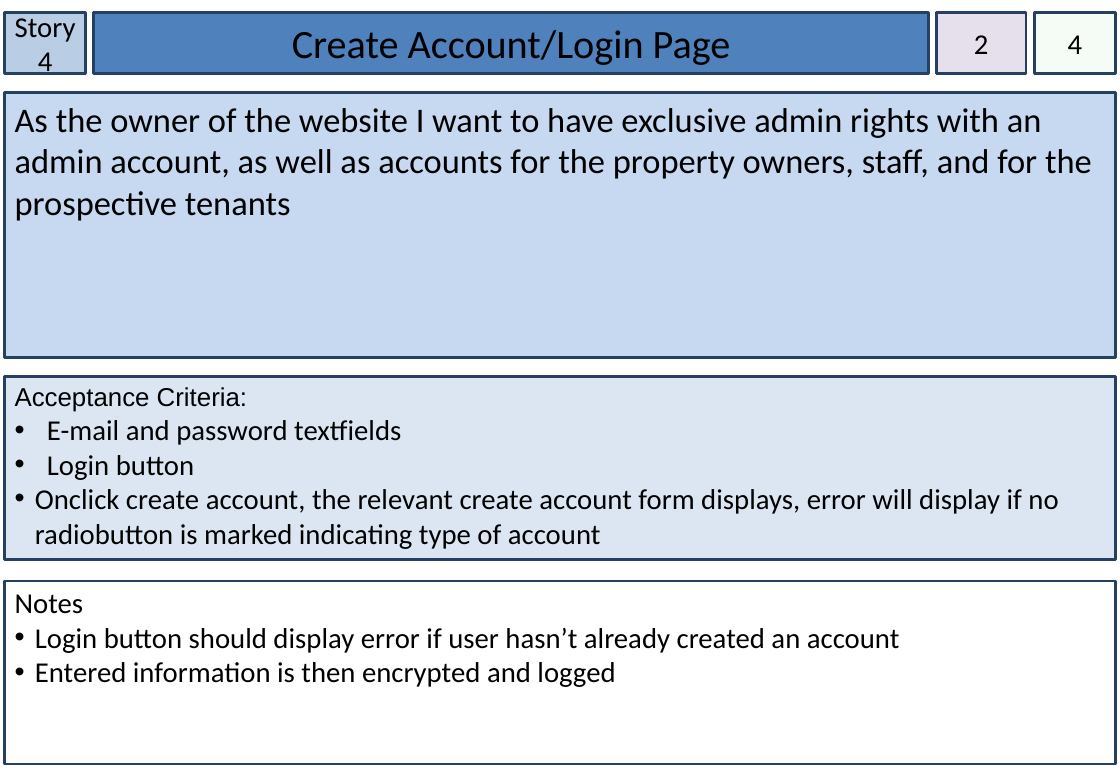
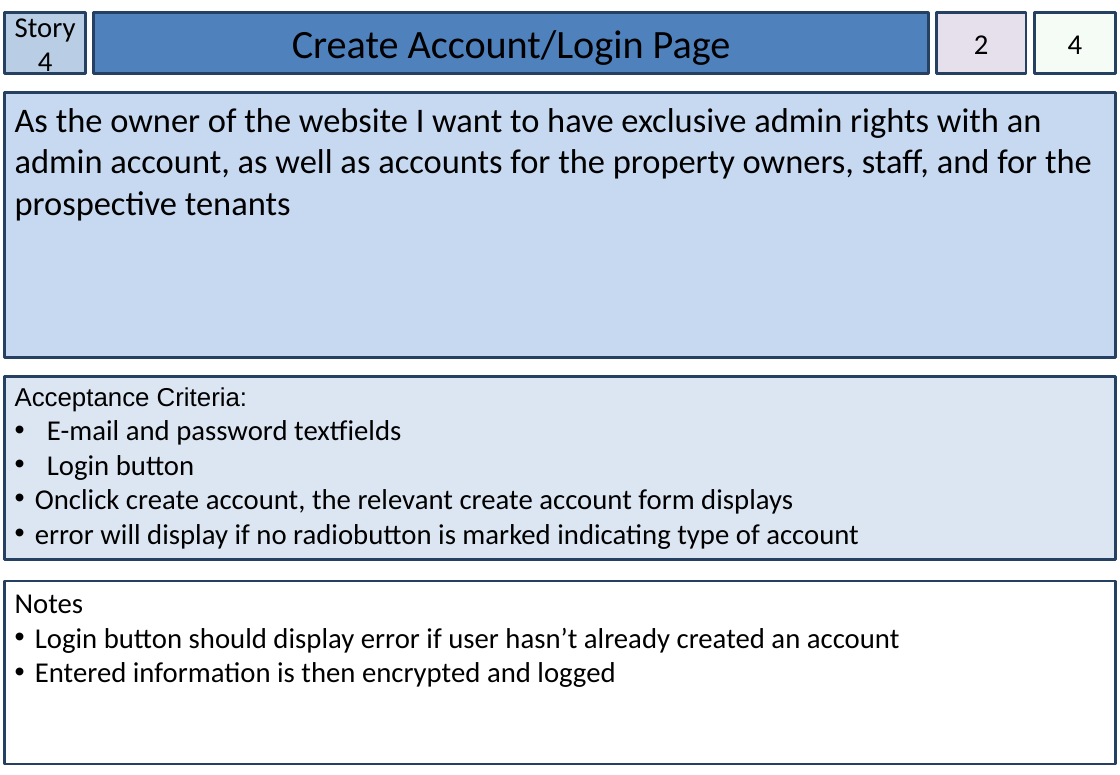
Before and after one commit to cshor24/IFB299-Group-26---Property-Management, a slide deck: slide 6 of Story Cards version a million.pptx. Drawn at 1120x775 pixels with LibreOffice and Linux fonts; fonts in the diff are those of the drawing. Boxes give left, top, right and bottom in pixels: in the first picture for what was removed or moved away, otherwise in the second. Text is boxed around its words. In the diff, an @@ line names an element or a change of style, - is before the commit and + after.

```diff
--- a/Story Cards version a million.pptx
+++ b/Story Cards version a million.pptx
@@ text in rectangle at box(35, 489, 859, 549): text changed @@
-• Onclick create account, the relevant create account form displays, error will display if no radiobutton is marked indicating type of account
+• Onclick create account, the relevant create account form displays
+• error will display if no radiobutton is marked indicating type of account
```
Also in this commit, not shown: 7 other slides changed.
